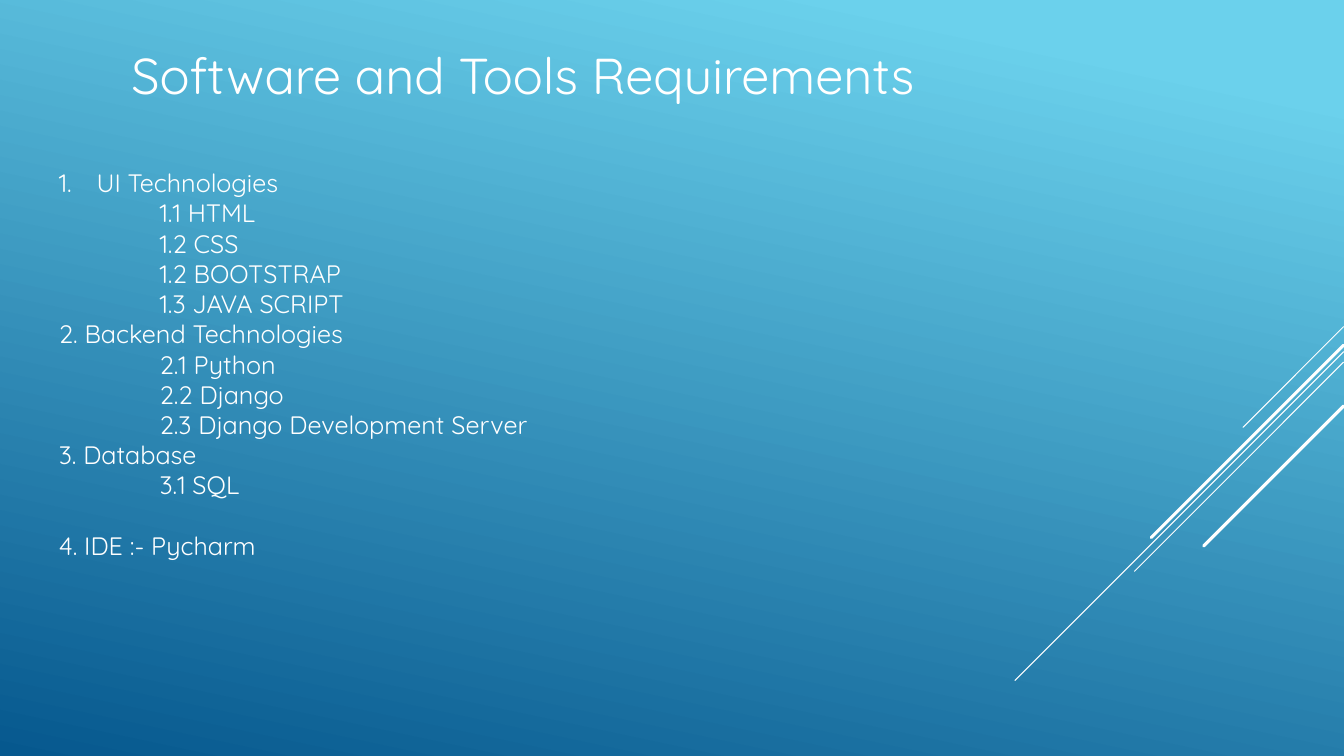
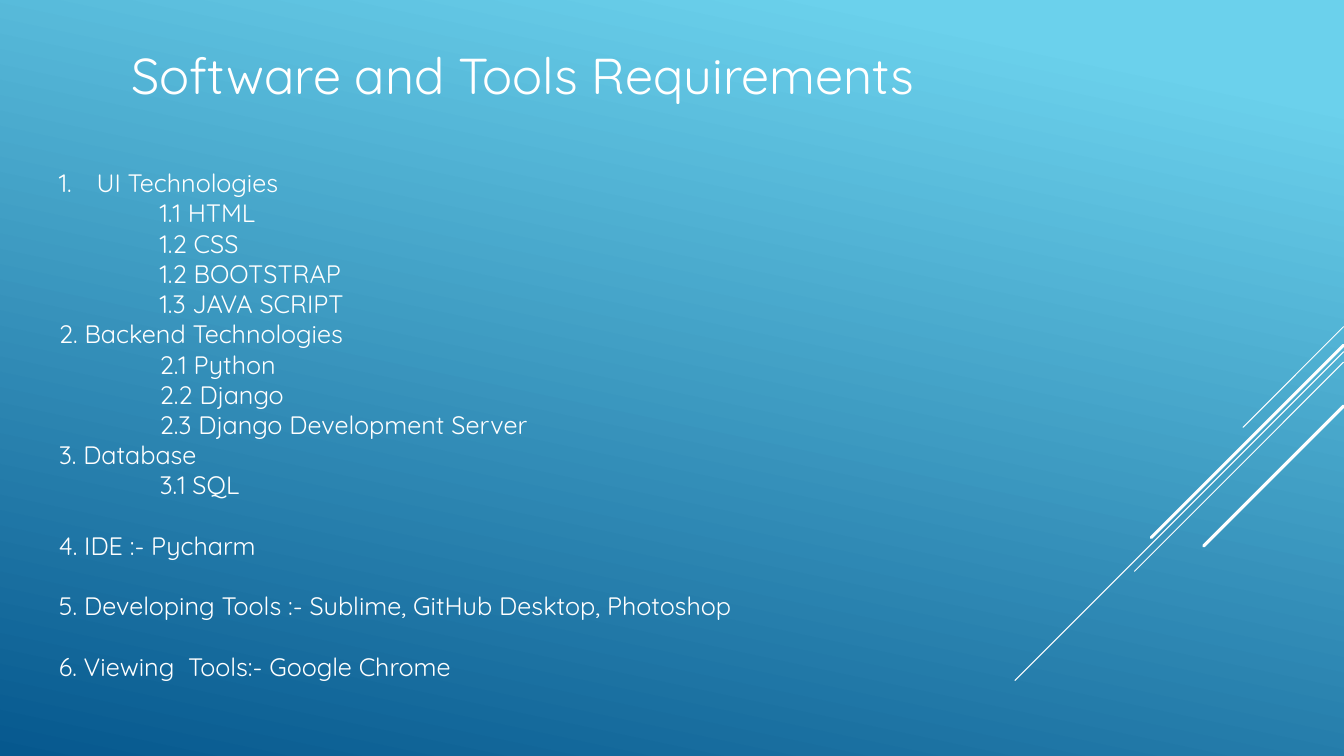
Before and after one commit to DSujitKumar/PaathShala, a slide deck: slide 6 of Paathsala.pptx. Drawn at 1344x756 pixels with LibreOffice and Linux fonts; fonts in the diff are those of the drawing. Boxes give left, top, right and bottom in pixels: in the first picture for what was removed or moved away, otherwise in the second. Text is boxed around its words. In the diff, an @@ line names an element or a change of style, - is before the commit and + after.

```diff
--- a/Paathsala.pptx
+++ b/Paathsala.pptx
@@ text at (59,596,731,681): paragraphs added @@
+5. Developing Tools :- Sublime, GitHub Desktop, Photoshop
+6. Viewing Tools:- Google Chrome
```
Also in this commit, not shown: 1 other slide changed, 1 slide added.
